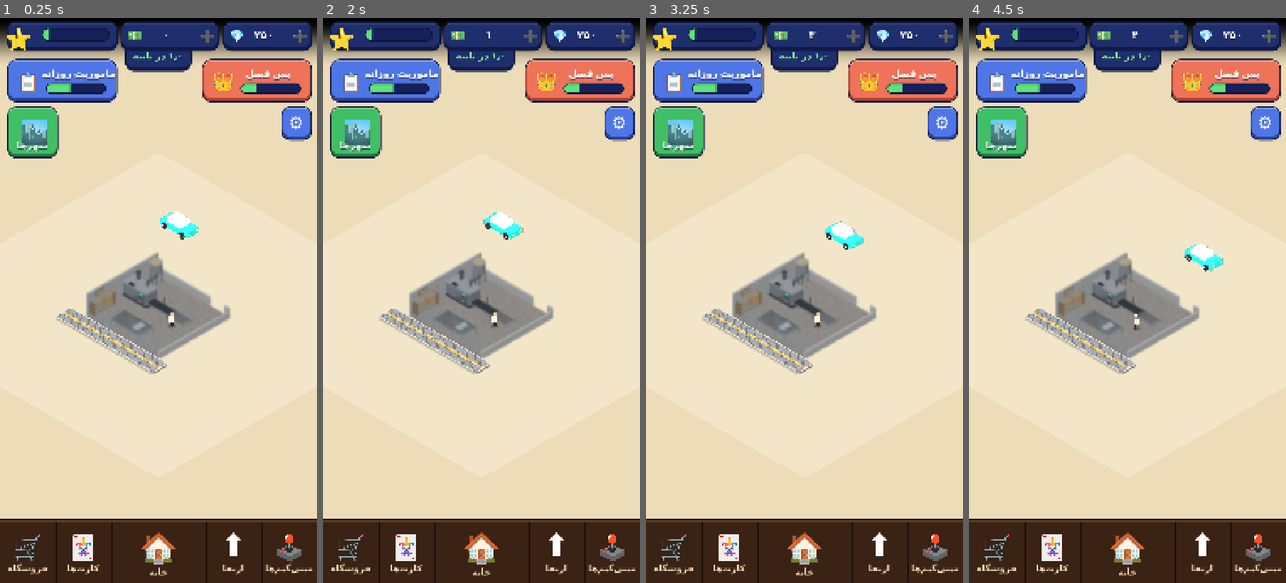
Above: before the commit, frames 1-4 (left to right).
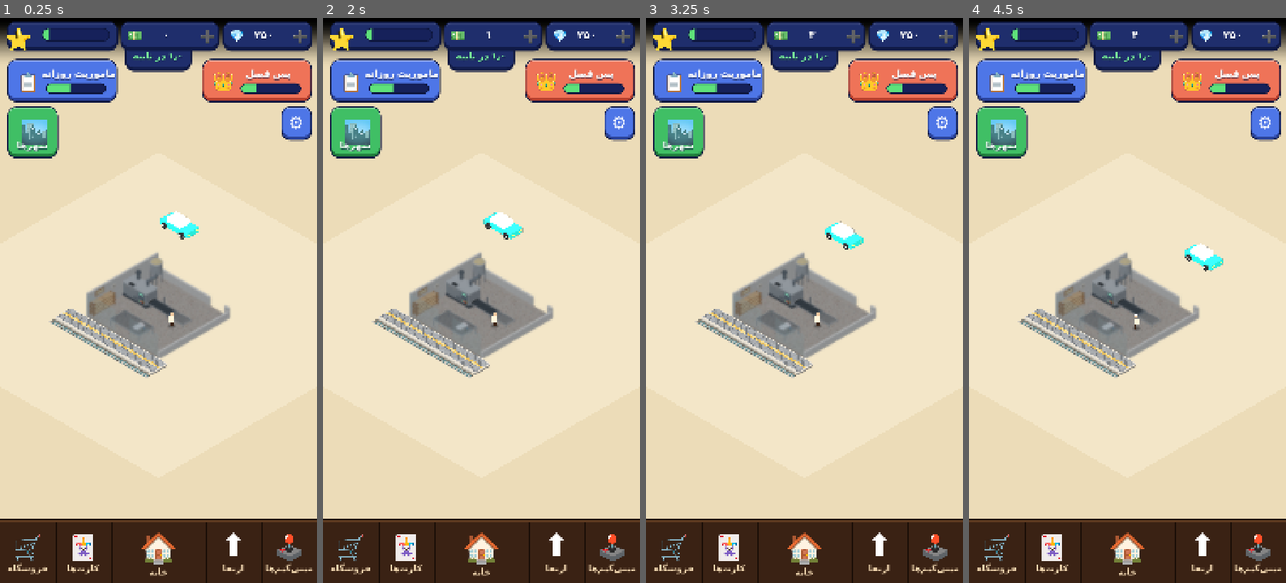
Above: after the commit, the same moments.

Repository: themahdipixl-dev/Noonvaei-godot
Game: Godot game, scene res://scenes/main.tscn
Same seed, same stepped clock (60 frames per second), same inputs: the game is played once before the commit and once after it.
Inputs (mouse positions are in pixels of both pictures, inside the frame that each line leads up to):
- Up to frame 1 (0.25 s): no input
- Up to frame 2 (2 s): click (529, 34) at 0.52 s; click (624, 34) at 1.27 s
- Up to frame 3 (3.25 s): click (902, 80) at 2.02 s; click (943, 125) at 2.77 s
- Up to frame 4 (4.5 s): click (1032, 80) at 3.52 s; click (1000, 131) at 4.27 s

The runs differ from the first frame. In frame 1, 0.5% of the frame differs, in the area x 15-53%, y 52-64%; in frame 2, 0.5%; in frame 3, 0.5%; in frame 4, 0.5%.

Commit message:
feat(world): rounded sidewalk edges + Tehran-style curb and open gutter (joob)
- slab top edge is now a rounded bullnose (3-step quarter-circle bevel) instead of a sharp edge
- bricks, yellow tactile tiles and their ribs have rounded corners
- front rim is a wider concrete curb (jaddval) made of segments with joints (top + face)
- new open water gutter (joob) in front of the curb: recessed channel, rounded ends, thin water layer with highlight, rounded lip; same length as the sidewalk
- floor/water are clipped to the gutter opening so the near lip hides part of the floor correctly

Diff:
--- a/scripts/world/sidewalk.gd
+++ b/scripts/world/sidewalk.gd
@@ -1,12 +1,20 @@
 class_name Sidewalk
 extends Node2D
-## پیاده‌رو جلوی مغازه: آجر خاکستری (چیدمان حصیری) + نوار زردِ وسط (کاشی راهنمای نابینایان).
-## لبه‌ها گرد و نرم‌اند (مثل بقیه‌ی محیط بازی): دال با گوشه‌ی گرد، حاشیه‌ی سنگی دور تا دور و سایه‌ی ملایم روی زمین.
+## پیاده‌رو جلوی مغازه + جدول و جوبِ سبک تهران.
+## همه‌ی لبه‌ها و گوشه‌ها گرد و نرم‌اند (مثل بقیه‌ی محیط بازی):
+##   - گوشه‌های دال گردند و لبه‌ی بالایی دال هم گرد است (bullnose، نه لبه‌ی تیز)
+##   - آجرها و کاشی‌های زرد و شیارهاشان گوشه‌گردند
+##   - جوب با دو سر گرد
 ##
 ## اندازه‌ها بر حسب «واحد» هستند. یک واحد = عرض یک کاشی زرد (UNIT خانه‌ی گرید).
 ## عرض پیاده‌رو (قسمت آجرفرش) = WIDTH_UNITS واحد = 5 تا کاشی زرد کنار هم:
 ##   2 ردیف خاکستری | 1 ردیف زرد (وسط) | 2 ردیف خاکستری
 ## خطوط برجسته‌ی کاشی زرد موازی طول نوار هستند.
+##
+## از مغازه به سمت خیابان (gy بزرگ‌تر):
+##   [آجرفرش] -> [جدول بتنی، تکه‌تکه با درز] -> [جوب: کانال کم‌عمق با آب] -> خیابان
+## جدول لبه‌ی بیرونی خود دال است (رویه‌ی بتنی + دیواره‌ی رو به خیابان)؛ جوب درست جلوی آن و پایین‌تر از زمین است
+## و دیواره‌ی جدول تا ته جوب ادامه پیدا می‌کند. طول جوب = طول پیاده‌رو.
 ##
 ## جای پیاده‌رو: جلوی ورودی مغازه (لبه‌ی gy بزرگ‌تر)، به‌اندازه‌ی عرض مغازه + SIDE_MARGIN از هر طرف.
 ## ترتیب کشیدن: بعد از Bakery (روی آن)، تا لبه‌ی بیرونی کف مغازه دیده نشود.
@@ -24,22 +32,44 @@
 ## پیاده‌رو از هر طرف مغازه این‌قدر (خانه‌ی گرید) بلندتر است.
 const SIDE_MARGIN := 1.0
 
-## حاشیه‌ی سنگی دور آجرفرش (خانه‌ی گرید).
+## حاشیه‌ی سنگی کنار و پشت آجرفرش (خانه‌ی گرید).
 const RIM := 0.07
+## عرض جدول بتنی سمت خیابان (خانه‌ی گرید).
+const CURB_W := 0.16
+## طول هر تکه‌ی جدول (خانه‌ی گرید)؛ بین تکه‌ها درز است.
+const CURB_SEG := 0.6
 ## شعاع گوشه‌های بیرونی دال (خانه‌ی گرید).
 const CORNER_R := 0.22
 ## ارتفاع دال از زمین (px).
 const CURB_H := 6.0
+## گردیِ لبه‌ی بالایی دال: چقدر به داخل (خانه‌ی گرید) و چقدر از ارتفاع (px) را می‌گیرد.
+const BEVEL_I := 0.03
+const BEVEL_H := 2.6
+## زاویه‌های پله‌های گردی لبه (درجه، آخری 90 است).
+const BEVEL_ANGLES := [35.0, 65.0, 90.0]
 ## فاصله‌ی درز بین آجرها (خانه‌ی گرید).
 const JOINT := 0.014
+## شعاع گوشه‌ی آجرها و کاشی‌ها (خانه‌ی گرید).
+const BRICK_R := 0.012
+const YELLOW_R := 0.022
 ## تعداد تکه‌ی هر کمان گوشه (بیشتر = گردتر).
 const ARC_SEGS := 8
+
+## جوب: عرض و شعاع دو سر (خانه‌ی گرید) و عمق (px).
+const GUTTER_W := 0.34
+const GUTTER_R := 0.12
+const GUTTER_D := 4.0
 
 const BRICK_COLOR := Color("#a9acaf")
 const JOINT_COLOR := Color("#7d8185")
 const YELLOW_COLOR := Color("#e6bf5f")
 const YELLOW_RIB_COLOR := Color("#f6df9a")
 const CURB_COLOR := Color("#cfc9bd")
+const CURB_JOINT_COLOR := Color("#a29c8f")
+const GUTTER_WALL_COLOR := Color("#8b867b")
+const GUTTER_FLOOR_COLOR := Color("#6d6a62")
+const WATER_COLOR := Color(0.42, 0.56, 0.57, 0.92)
+const WATER_HI_COLOR := Color(0.78, 0.88, 0.88, 0.55)
 const SHADOW_COLOR := Color(0.25, 0.18, 0.08, 0.12)
 
 var _iso: Iso
@@ -48,11 +78,14 @@
 var _px1 := 0.0
 var _py0 := 0.0
 var _py1 := 0.0
-## دال کامل = آجرفرش + حاشیه (گرید)
+## دال کامل = آجرفرش + حاشیه + جدول (گرید)
 var _sx0 := 0.0
 var _sx1 := 0.0
 var _sy0 := 0.0
 var _sy1 := 0.0
+## جوب (گرید): درست جلوی جدول
+var _gut_y0 := 0.0
+var _gut_y1 := 0.0
 var _n_len := 0
 
 
@@ -70,7 +103,9 @@
 	_sx1 = _px1 + RIM
 	_py0 = _sy0 + RIM
 	_py1 = _py0 + float(WIDTH_UNITS) * UNIT
-	_sy1 = _py1 + RIM
+	_sy1 = _py1 + CURB_W
+	_gut_y0 = _sy1
+	_gut_y1 = _gut_y0 + GUTTER_W
 	queue_redraw()
 
 
@@ -83,17 +118,34 @@
 	if _iso == null:
 		return
 	var z := CURB_H
-	var slab := _rrect(_sx0, _sy0, _sx1, _sy1, CORNER_R)
+	var slab := _slab_outline(0.0)
+	var top := _slab_outline(BEVEL_I)
 	var paved := _rrect(_px0, _py0, _px1, _py1, maxf(CORNER_R - RIM, 0.02))
 
 	# سایه‌ی ملایم روی زمین (کمی به سمت جلو/راست)
 	draw_colored_polygon(_proj(_rrect(_sx0 + 0.03, _sy0 + 0.06, _sx1 + 0.05, _sy1 + 0.09, CORNER_R), 0.0), SHADOW_COLOR)
 
+	# جوب (پایین‌تر از زمین، جلوی جدول)
+	_draw_gutter()
+
 	# دیواره‌ی گرد دال (فقط قسمت‌هایی که رو به دوربین‌اند)
-	_draw_skirt(slab, z)
-
-	# رویه‌ی سنگی + آجرفرش
-	draw_colored_polygon(_proj(slab, z), Iso.shade(CURB_COLOR, 1.12))
+	_draw_ring(slab, z - BEVEL_H, slab, 0.0, 0.0)
+
+	# لبه‌ی بالایی گرد (چند پله‌ی کوچک روی یک ربع‌دایره)
+	var prev := slab
+	var prev_z := z - BEVEL_H
+	var prev_a := 0.0
+	for a in BEVEL_ANGLES:
+		var th := deg_to_rad(a)
+		var cur := _slab_outline(BEVEL_I * (1.0 - cos(th)))
+		var cz := z - BEVEL_H * (1.0 - sin(th))
+		_draw_ring(prev, prev_z, cur, cz, sin(deg_to_rad((prev_a + a) * 0.5)))
+		prev = cur
+		prev_z = cz
+		prev_a = a
+
+	# رویه‌ی سنگی/بتنی + آجرفرش
+	draw_colored_polygon(_proj(top, z), Iso.shade(CURB_COLOR, 1.12))
 	draw_colored_polygon(_proj(paved, z), JOINT_COLOR)
 
 	var rng := RandomNumberGenerator.new()
@@ -107,6 +159,75 @@
 			else:
 				_draw_weave_cell(gx, gy, z, (i + j) % 2 == 0, rng, paved)
 
+	_draw_curb_joints(z)
+
+
+## دایره‌وار: خطوط دال (گرید) با «فاصله‌ی inset» از لبه‌ی بیرونی؛ تعداد نقطه‌ها همیشه یکی است.
+func _slab_outline(inset: float) -> PackedVector2Array:
+	return _rrect(_sx0 + inset, _sy0 + inset, _sx1 - inset, _sy1 - inset, maxf(CORNER_R - inset, 0.02))
+
+
+# ---------------------------------------------------------------- جدول
+
+## درز بین تکه‌های جدول بتنی: روی رویه و روی دیواره‌ی رو به خیابان تا ته جوب.
+func _draw_curb_joints(z: float) -> void:
+	var x_min := _sx0 + CORNER_R + 0.05
+	var x_max := _sx1 - CORNER_R - 0.05
+	var k := 1
+	while true:
+		var x := _px0 + float(k) * CURB_SEG
+		if x > x_max:
+			break
+		if x >= x_min:
+			_rect(x - 0.005, _py1, x + 0.005, _sy1 - BEVEL_I, z, CURB_JOINT_COLOR)
+			draw_line(
+				_iso.project(x, _sy1, z - BEVEL_H),
+				_iso.project(x, _sy1, -GUTTER_D),
+				CURB_JOINT_COLOR, 1.2, true
+			)
+		k += 1
+
+
+# ---------------------------------------------------------------- جوب
+
+## جوب تهران: کانال بتنی باز و کم‌عمق جلوی جدول، با کمی آب. کف به‌اندازه‌ی GUTTER_D پایین‌تر از زمین است؛
+## لبه‌ی نزدیک به خیابان (که پشت آن پنهان است) قسمتی از کف را می‌پوشاند، پس کف با دهانه‌ی جوب برش می‌خورد.
+## دیواره‌ی دورتر (همان دیواره‌ی جدول) در بالای دهانه دیده می‌شود.
+func _draw_gutter() -> void:
+	var opening := _rrect(_sx0, _gut_y0, _sx1, _gut_y1, GUTTER_R)
+	var open_px := _proj(opening, 0.0)
+
+	# دهانه با رنگ دیواره پر می‌شود؛ کف و آب روی آن می‌نشینند.
+	draw_colored_polygon(open_px, GUTTER_WALL_COLOR)
+
+	var floor_plan := _rrect(_sx0 + 0.04, _gut_y0, _sx1 - 0.04, _gut_y1 - 0.03, GUTTER_R * 0.8)
+	_draw_clipped(_proj(floor_plan, -GUTTER_D), open_px, GUTTER_FLOOR_COLOR)
+
+	# آب: باریک‌تر از کف، کمی بالاتر از آن
+	var water_plan := _rrect(_sx0 + 0.1, _gut_y0 + 0.04, _sx1 - 0.1, _gut_y1 - 0.1, 0.06)
+	_draw_clipped(_proj(water_plan, -GUTTER_D + 0.8), open_px, WATER_COLOR)
+	var hi_plan := _rrect(_sx0 + 0.25, _gut_y0 + 0.08, _sx1 - 0.25, _gut_y0 + 0.12, 0.02, 3)
+	_draw_clipped(_proj(hi_plan, -GUTTER_D + 0.8), open_px, WATER_HI_COLOR)
+
+	# لبه‌ی گرد و روشن دهانه‌ی جوب (فقط سمت نزدیک به خیابان و دو سر)
+	var s := ARC_SEGS + 1
+	var lip := PackedVector2Array()
+	for i in range(2 * s, 4 * s):
+		lip.append(open_px[i])
+	lip.append(open_px[2 * s])
+	draw_polyline(lip, Iso.shade(CURB_COLOR, 1.02), 2.0, true)
+
+
+## poly را با clip (هر دو در مختصات صفحه) برش می‌دهد و با رنگ می‌کشد.
+func _draw_clipped(poly: PackedVector2Array, clip: PackedVector2Array, color: Color) -> void:
+	var parts: Array = Geometry2D.intersect_polygons(poly, clip)
+	for part in parts:
+		var pts: PackedVector2Array = part
+		if pts.size() >= 3:
+			draw_colored_polygon(pts, color)
+
+
+# ---------------------------------------------------------------- آجرفرش
 
 ## یک خانه‌ی UNIT×UNIT از چیدمان حصیری: دو آجر کنار هم؛ جهت آجرها خانه‌به‌خانه عوض می‌شود.
 func _draw_weave_cell(gx: float, gy: float, z: float, stacked_along_y: bool, rng: RandomNumberGenerator, paved: PackedVector2Array) -> void:
@@ -122,25 +243,26 @@
 			_brick(xx + h, gy + h, xx + half - h, gy + UNIT - h, z, color, paved)
 
 
-## یک کاشی زردِ راهنما: بدنه + ۴ شیار برجسته‌ی موازیِ طول نوار.
+## یک کاشی زردِ راهنما: بدنه‌ی گوشه‌گرد + ۴ شیار برجسته‌ی گرد موازیِ طول نوار.
 func _draw_yellow_tile(gx: float, gy: float, z: float) -> void:
 	var h := JOINT / 2.0
-	_rect(gx + h, gy + h, gx + UNIT - h, gy + UNIT - h, z, YELLOW_COLOR)
+	draw_colored_polygon(_proj(_rrect(gx + h, gy + h, gx + UNIT - h, gy + UNIT - h, YELLOW_R, 3), z), YELLOW_COLOR)
 	var rib_w := 0.028
 	for k in range(4):
 		var cy := gy + UNIT * (float(k) + 0.5) / 4.0
-		_rect(gx + h + 0.015, cy - rib_w / 2.0, gx + UNIT - h - 0.015, cy + rib_w / 2.0, z, YELLOW_RIB_COLOR)
-
-
-## آجر: اگر نزدیک گوشه‌ی گرد باشد با شکل آجرفرش بریده می‌شود تا بیرون نزند.
+		var rib := _rrect(gx + h + 0.015, cy - rib_w / 2.0, gx + UNIT - h - 0.015, cy + rib_w / 2.0, rib_w / 2.0, 3)
+		draw_colored_polygon(_proj(rib, z), YELLOW_RIB_COLOR)
+
+
+## آجر گوشه‌گرد: اگر نزدیک گوشه‌ی گرد باشد با شکل آجرفرش بریده می‌شود تا بیرون نزند.
 func _brick(x0: float, y0: float, x1: float, y1: float, z: float, color: Color, paved: PackedVector2Array) -> void:
 	var rin := maxf(CORNER_R - RIM, 0.02)
 	var near_x := x0 < _px0 + rin or x1 > _px1 - rin
 	var near_y := y0 < _py0 + rin or y1 > _py1 - rin
+	var r := _rrect(x0, y0, x1, y1, BRICK_R, 2)
 	if not (near_x and near_y):
-		_rect(x0, y0, x1, y1, z, color)
+		draw_colored_polygon(_proj(r, z), color)
 		return
-	var r := PackedVector2Array([Vector2(x0, y0), Vector2(x1, y0), Vector2(x1, y1), Vector2(x0, y1)])
 	var parts: Array = Geometry2D.intersect_polygons(r, paved)
 	for part in parts:
 		var pts: PackedVector2Array = part
@@ -155,31 +277,33 @@
 	]), color)
 
 
-## دیواره‌ی دال: برای هر ضلعِ رو به دوربین یک چهارضلعی؛ رنگ نرم بین وجه چپِ روشن و وجه راستِ تیره.
-func _draw_skirt(poly: PackedVector2Array, z: float) -> void:
+## نوار بین دو خط هم‌تعداد: a در ارتفاع za و b در ارتفاع zb. برای هر ضلعِ رو به دوربین یک چهارضلعی؛
+## رنگ نرم بین وجه چپِ روشن و وجه راستِ تیره. w (۰..۱) = چقدر رو به بالا است (۰ = دیواره‌ی عمودی، ۱ = رویه).
+## دیواره‌ی دال = حالتی که a و b یکی‌اند و zb = 0.
+func _draw_ring(a: PackedVector2Array, za: float, b: PackedVector2Array, zb: float, w: float) -> void:
 	var c := Vector2((_sx0 + _sx1) / 2.0, (_sy0 + _sy1) / 2.0)
-	var n := poly.size()
+	var n := a.size()
 	for i in range(n):
-		var a := poly[i]
-		var b := poly[(i + 1) % n]
-		var d := b - a
+		var j := (i + 1) % n
+		var d := a[j] - a[i]
 		if d.length() < 0.0001:
 			continue
 		var nrm := Vector2(d.y, -d.x).normalized()
-		if nrm.dot((a + b) / 2.0 - c) < 0.0:
+		if nrm.dot((a[i] + a[j]) / 2.0 - c) < 0.0:
 			nrm = -nrm
 		if nrm.x + nrm.y <= 0.001:
 			continue  # پشت دال، دیده نمی‌شود
 		var t := clampf((nrm.y - nrm.x) * 0.5 + 0.5, 0.0, 1.0)
-		var color := Iso.shade(CURB_COLOR, lerpf(0.68, 0.9, t))
+		var base := lerpf(0.68, 0.9, t)
+		var color := Iso.shade(CURB_COLOR, lerpf(base, 1.12, w))
 		draw_colored_polygon(PackedVector2Array([
-			_iso.project(a.x, a.y, z), _iso.project(b.x, b.y, z),
-			_iso.project(b.x, b.y, 0.0), _iso.project(a.x, a.y, 0.0),
+			_iso.project(a[i].x, a[i].y, za), _iso.project(a[j].x, a[j].y, za),
+			_iso.project(b[j].x, b[j].y, zb), _iso.project(b[i].x, b[i].y, zb),
 		]), color)
 
 
-## مستطیل گرد در فضای گرید (نقطه‌ها پشت‌سرهم دور مستطیل).
-static func _rrect(x0: float, y0: float, x1: float, y1: float, r: float) -> PackedVector2Array:
+## مستطیل گرد در فضای گرید (نقطه‌ها پشت‌سرهم دور مستطیل). segs = تعداد تکه‌ی هر کمان.
+static func _rrect(x0: float, y0: float, x1: float, y1: float, r: float, segs: int = ARC_SEGS) -> PackedVector2Array:
 	var pts := PackedVector2Array()
 	var rr := minf(r, minf(x1 - x0, y1 - y0) / 2.0)
 	var corners := [
@@ -191,8 +315,8 @@
 	for corner in corners:
 		var c: Vector2 = corner[0]
 		var a0: float = corner[1]
-		for s in range(ARC_SEGS + 1):
-			var a := a0 + (PI * 0.5) * float(s) / float(ARC_SEGS)
+		for s in range(segs + 1):
+			var a := a0 + (PI * 0.5) * float(s) / float(segs)
 			pts.append(c + Vector2(cos(a), sin(a)) * rr)
 	return pts
 
